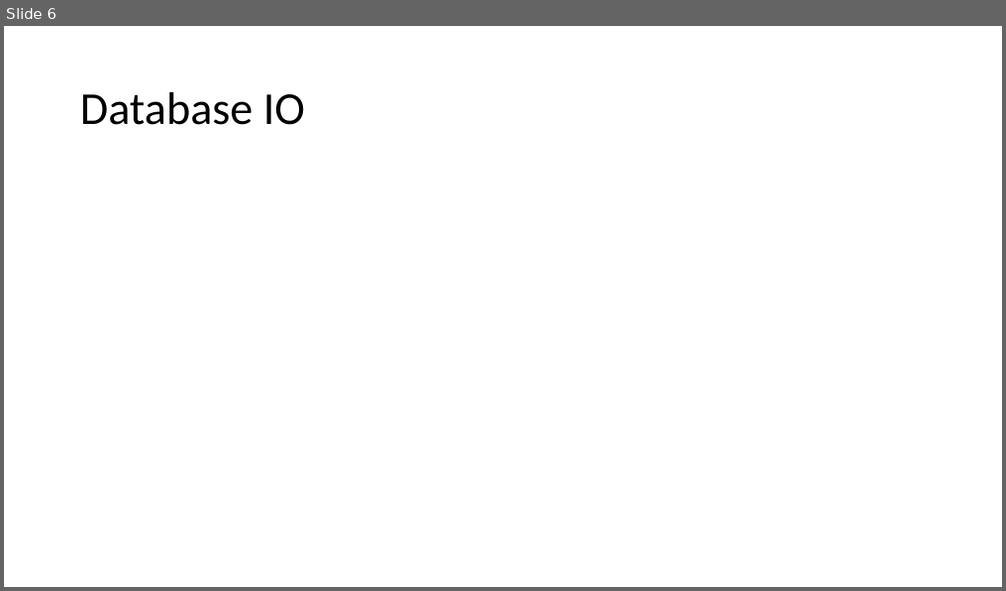
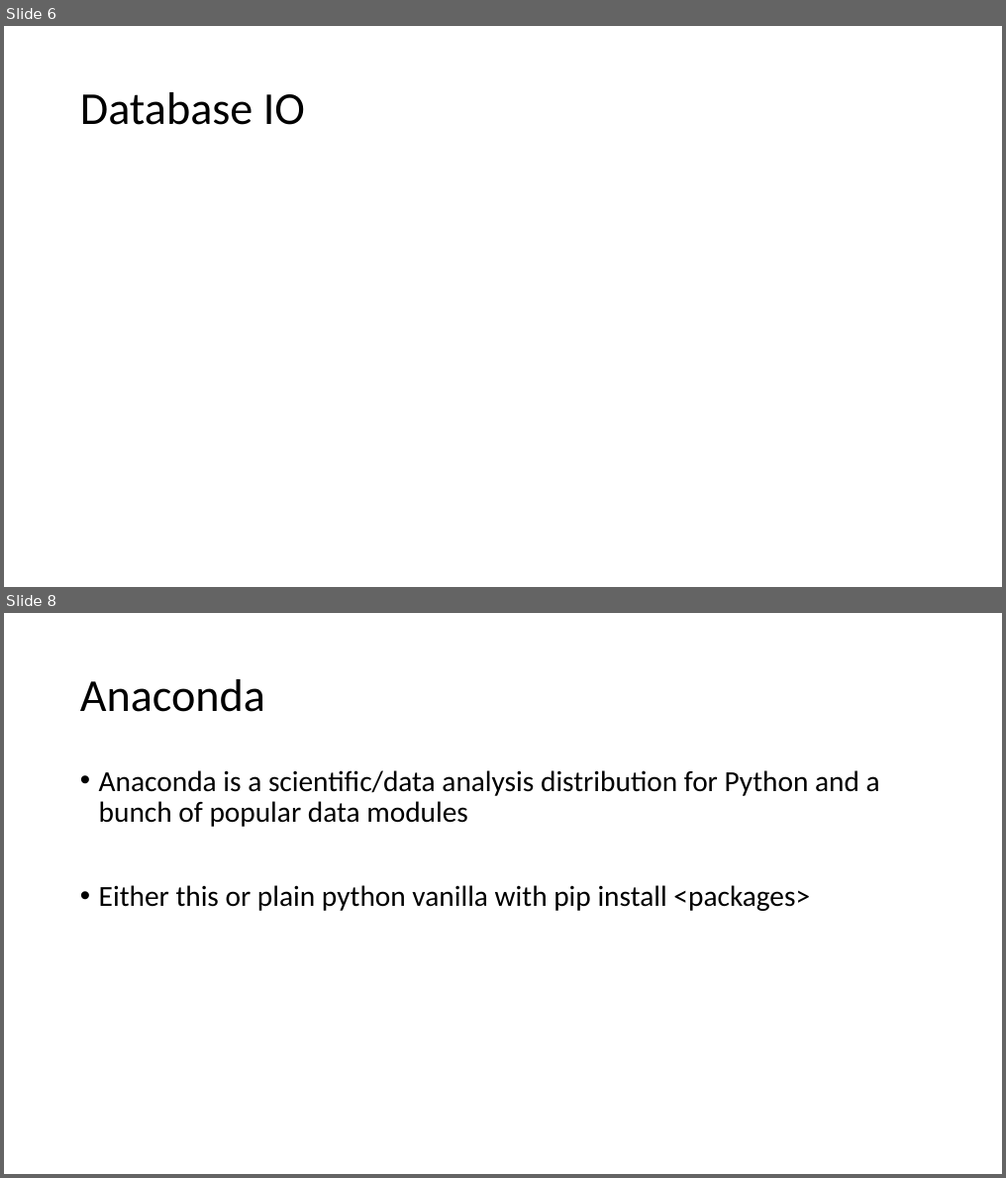
Before and after one commit to waytoalpit/MyBucket, a slide deck: Python Programming.pptx. Shown one above the other, each under a label of ours: slide 6 before the commit, slides 6 and 8 after it; the slides between them are not shown. The pictures are 1006x591 and 1006x1178 pixels, drawn with LibreOffice and Linux fonts; fonts in the diff are those of the drawing. Boxes give left, top, right and bottom in pixels: in the first picture for what was removed or moved away, otherwise in the second. Text is boxed around its words. In the diff, an @@ line names an element or a change of style, - is before the commit and + after.

```diff
--- a/Python Programming.pptx
+++ b/Python Programming.pptx
@@ slide 8 added at bbox=[4, 613, 1002, 1174], background #FFFFFF @@
@@ title added at bbox=[80, 679, 265, 712], 44 pt, text #000000 @@
+Anaconda
@@ text added at bbox=[99, 770, 880, 911], 28 pt, text #000000 @@
+• Anaconda is a scientific/data analysis distribution for Python and a bunch of popular data modules
+• Either this or plain python vanilla with pip install <packages>
```
Also in this commit, not shown: 3 slides changed, 3 other slides added.
